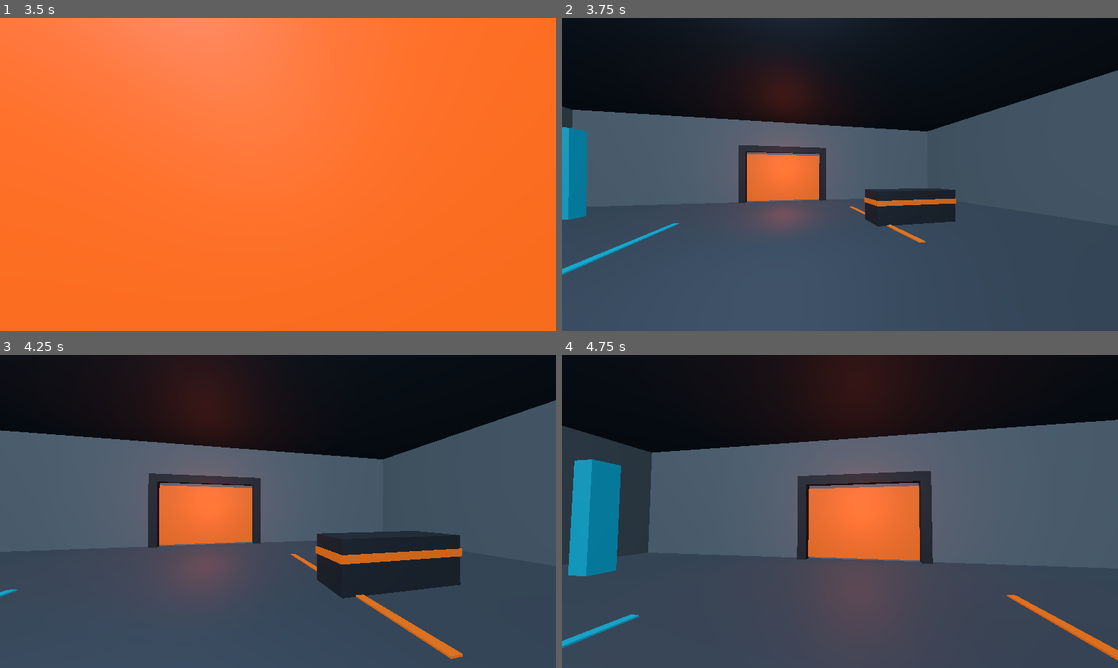
Above: before the commit, frames 1-4 (two rows, left to right).
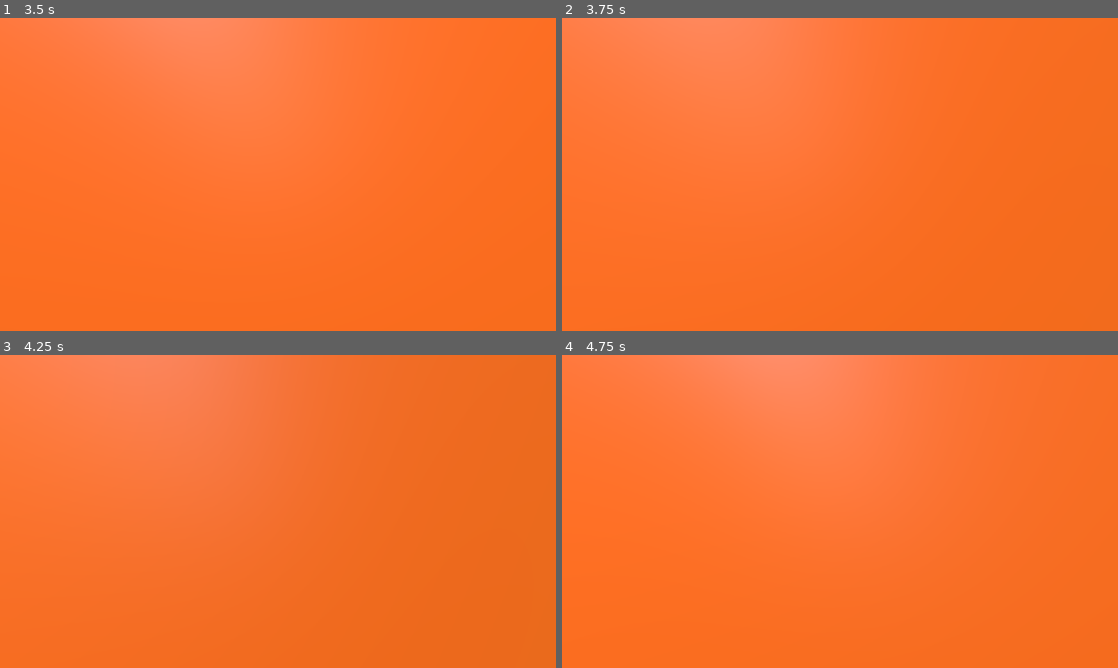
Above: after the commit, the same moments.

Repository: Flesymeb/fusepoint
Game: Godot game, scene res://main.tscn
The game is run twice, just before and just after one commit, with the same random seed, the same clock (stepped at 60 frames per second) and the same inputs.
Inputs (mouse positions are in pixels of both pictures, inside the frame that each line leads up to):
- Up to frame 1 (3.5 s): tap Enter at 0.5 s; move the mouse to (305, 174) at 0.52 s; hold W (move_forward) from 0.53 s (still down); click (305, 174) at 0.67 s; move the mouse to (250, 174) at 1.27 s; move the mouse to (289, 168) at 2.02 s; move the mouse to (272, 180) at 2.77 s; click (272, 180) at 2.92 s
- Up to frame 2 (3.75 s): keep holding W (move_forward); tap R (restart, bound only before the commit) at 3.5 s; move the mouse to (878, 177) at 3.52 s
- Up to frame 3 (4.25 s): keep holding W (move_forward)
- Up to frame 4 (4.75 s): keep holding W (move_forward); move the mouse to (795, 508) at 4.27 s

Frame 1 is identical in both runs. In frame 2, 99% of the frame differs, in the area x 0-100%, y 0-100%; in frame 3, 97%; in frame 4, 96%.

Commit message:
feat(loop-0002): Restore deterministic bootstrap restart through physical F6 while reserving physical R for FPS reload, preserving the verified room, movemen
GameLoop-Role: developer
Loop-Index: 2
Candidate-ID: loop-02-8c9f5c6751b3
Receipt-SHA256: 53be19cdca20e27ac8dad5022d400adbdc9acb3c922866a307dbeda0237340e3

Diff:
--- a/game/project.godot
+++ b/game/project.godot
@@ -35,7 +35,7 @@
 }
 restart={
 "deadzone": 0.5,
-"events": [Object(InputEventKey,"resource_local_to_scene":fa …(140 unchanged characters)… d":false,"keycode":0,"physical_keycode":82,"key_label":0,"unicode":114,"location":0,"echo":false,"script":null)
+"events": [Object(InputEventKey,"resource_local_to_scene":fa …(140 unchanged characters)… d":false,"keycode":0,"physical_keycode":4194337,"key_label":0,"unicode":0,"location":0,"echo":false,"script":null)
 ]
 }
 
Not shown, added: .gameloop/events/d7f4ff1e95328e0687ab78adf9642eb62f8dc6a0d4a0c6eb4e8bd5c24a643948.json
Not shown, added: .gameloop/receipts/loop-0002/developer-53be19cdca20.json
Not shown, changed: README.md
